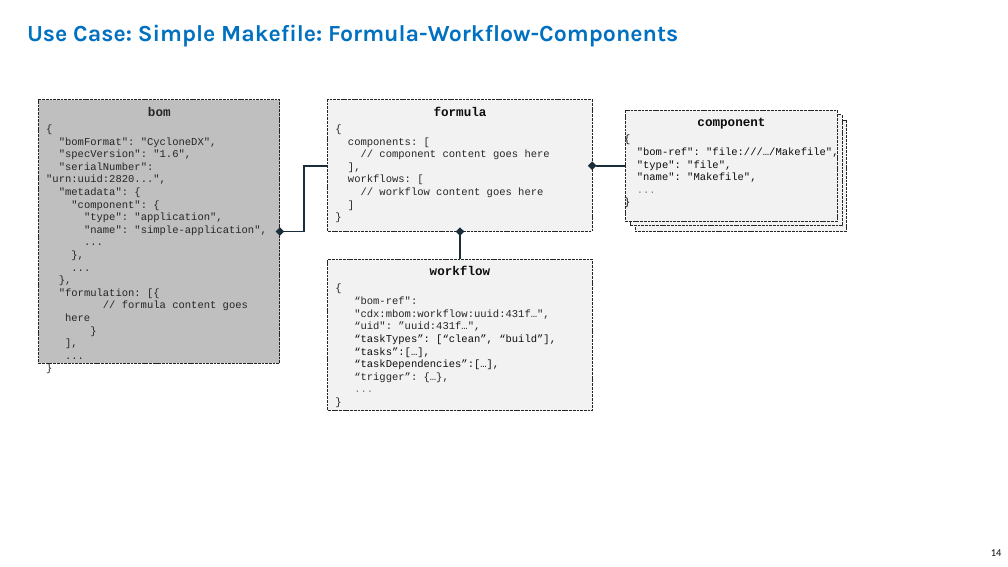
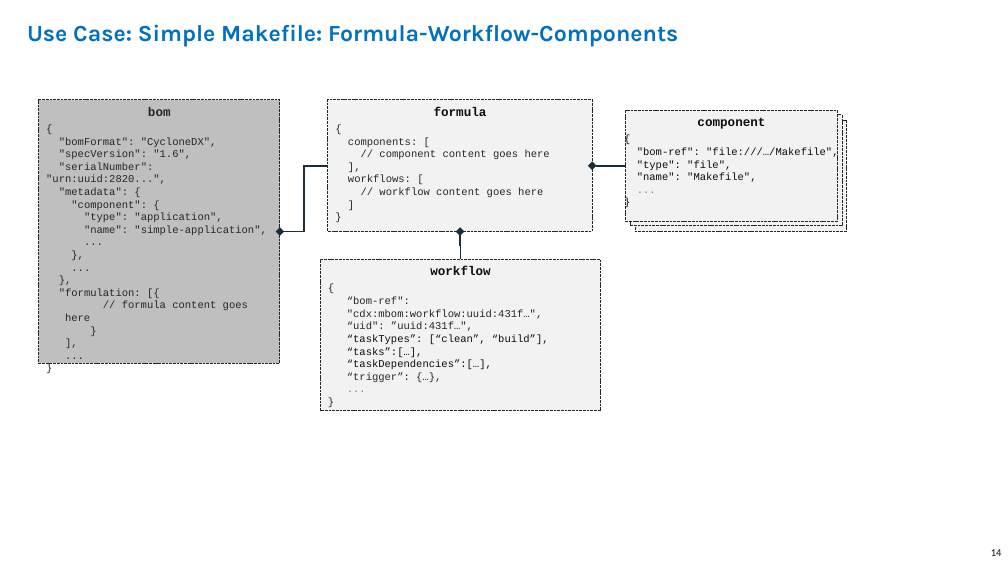
Before and after one commit to CycloneDX/guides, a slide deck: slide 14 of MBOM/en/images/CycloneDX-Formulation-diagrams.pptx. Drawn at 1008x567 pixels with LibreOffice and Linux fonts; fonts in the diff are those of the drawing. Boxes give left, top, right and bottom in pixels: in the first picture for what was removed or moved away, otherwise in the second. Text is boxed around its words. In the diff, an @@ line names an element or a change of style, - is before the commit and + after.

```diff
--- a/MBOM/en/images/CycloneDX-Formulation-diagrams.pptx
+++ b/MBOM/en/images/CycloneDX-Formulation-diagrams.pptx
@@ rectangle "workflow": place and size @@
-rectangle "workflow" at <box>328,259,592,411</box>
+rectangle "workflow" at <box>321,259,601,411</box>
```
Also in this commit, not shown: 1 slide added, 3 other files.
